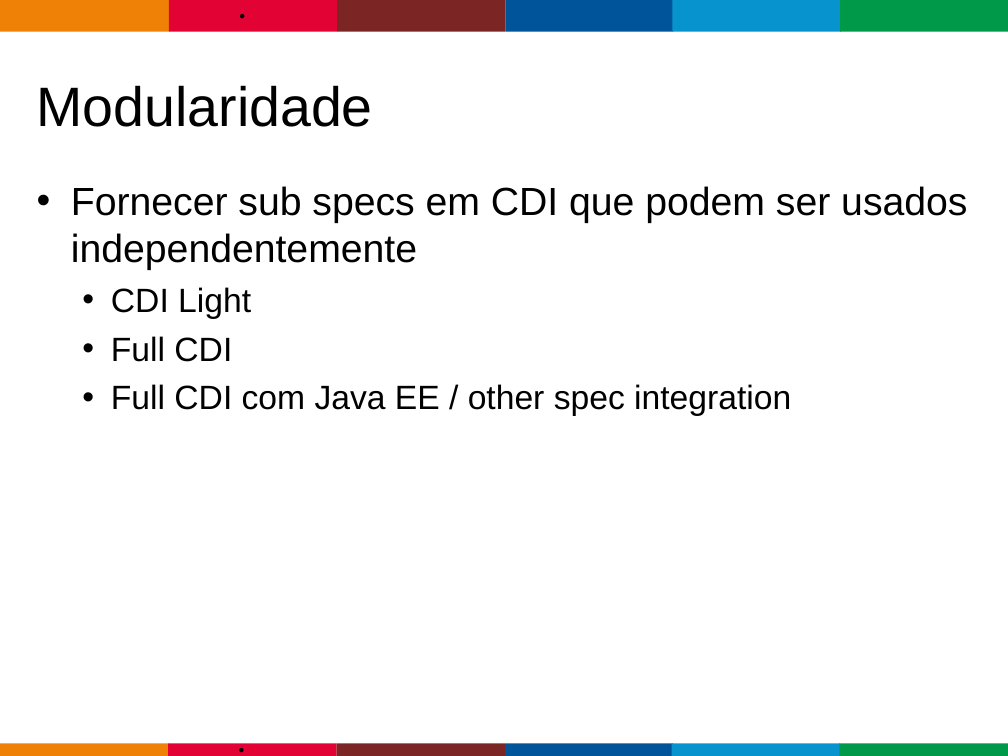
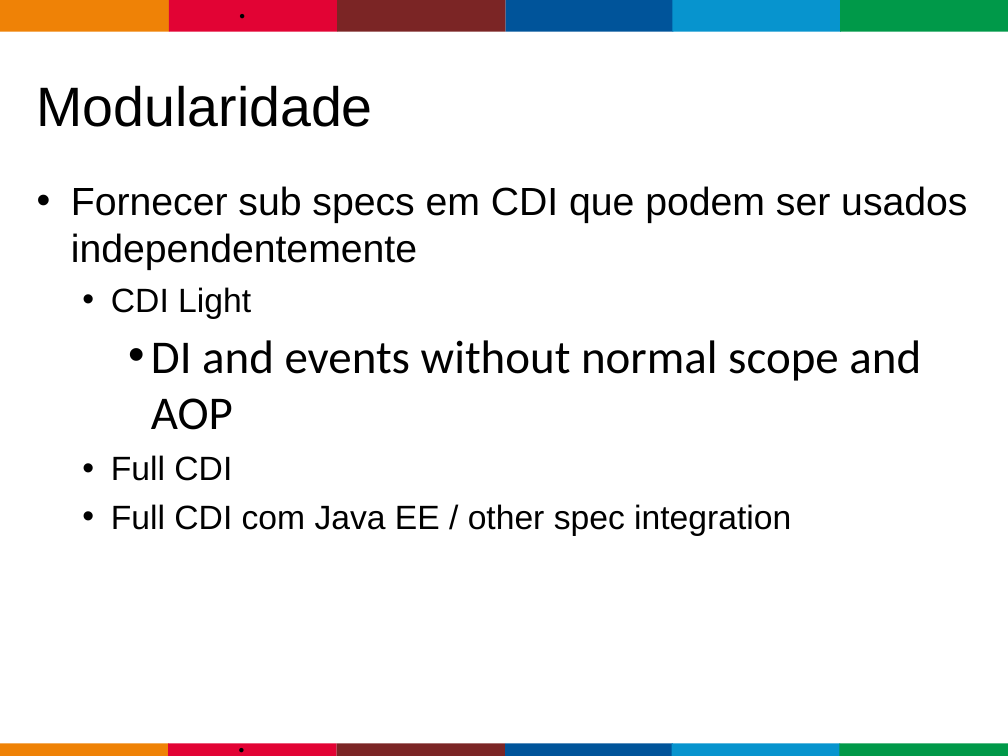
Before and after one commit to gastaldi/talks, a slide deck: slide 14 of CDI/TDC2015/TDC_2015-CDI-2.0.odp (slide 11 before the commit). Drawn at 1008x756 pixels with LibreOffice and Linux fonts; fonts in the diff are those of the drawing; background and template pictures are left out. Boxes give left, top, right and bottom in pixels: in the first picture for what was removed or moved away, otherwise in the second. Text is boxed around its words. In the diff, an @@ line names an element or a change of style, - is before the commit and + after.

```diff
--- a/CDI/TDC2015/TDC_2015-CDI-2.0.odp
+++ b/CDI/TDC2015/TDC_2015-CDI-2.0.odp
@@ text at box(151, 340, 921, 430): paragraph added @@
+    • DI and events without normal scope and AOP
```
Also in this commit, not shown: 1 other slide changed, 7 slides added.
